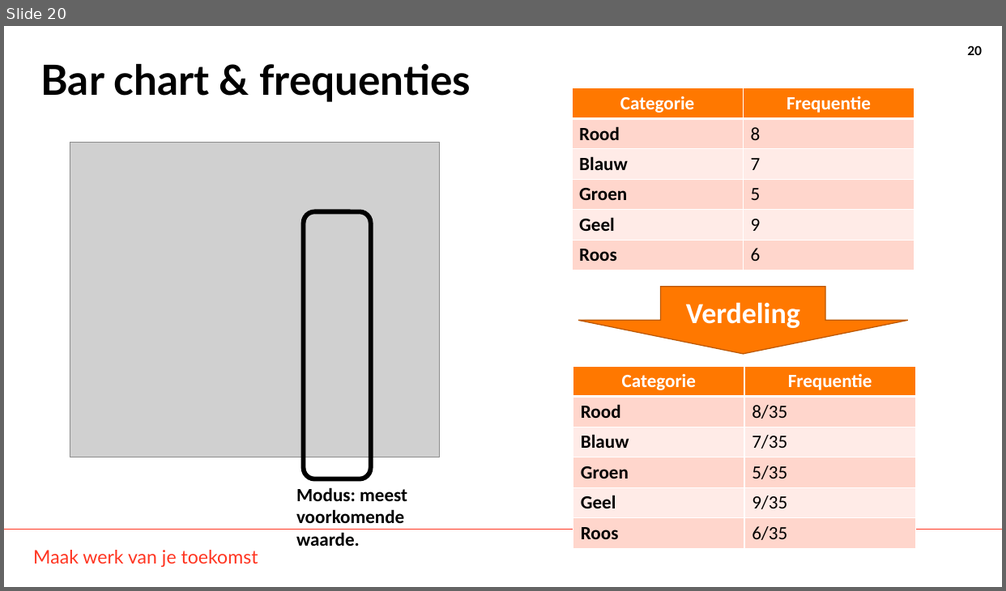
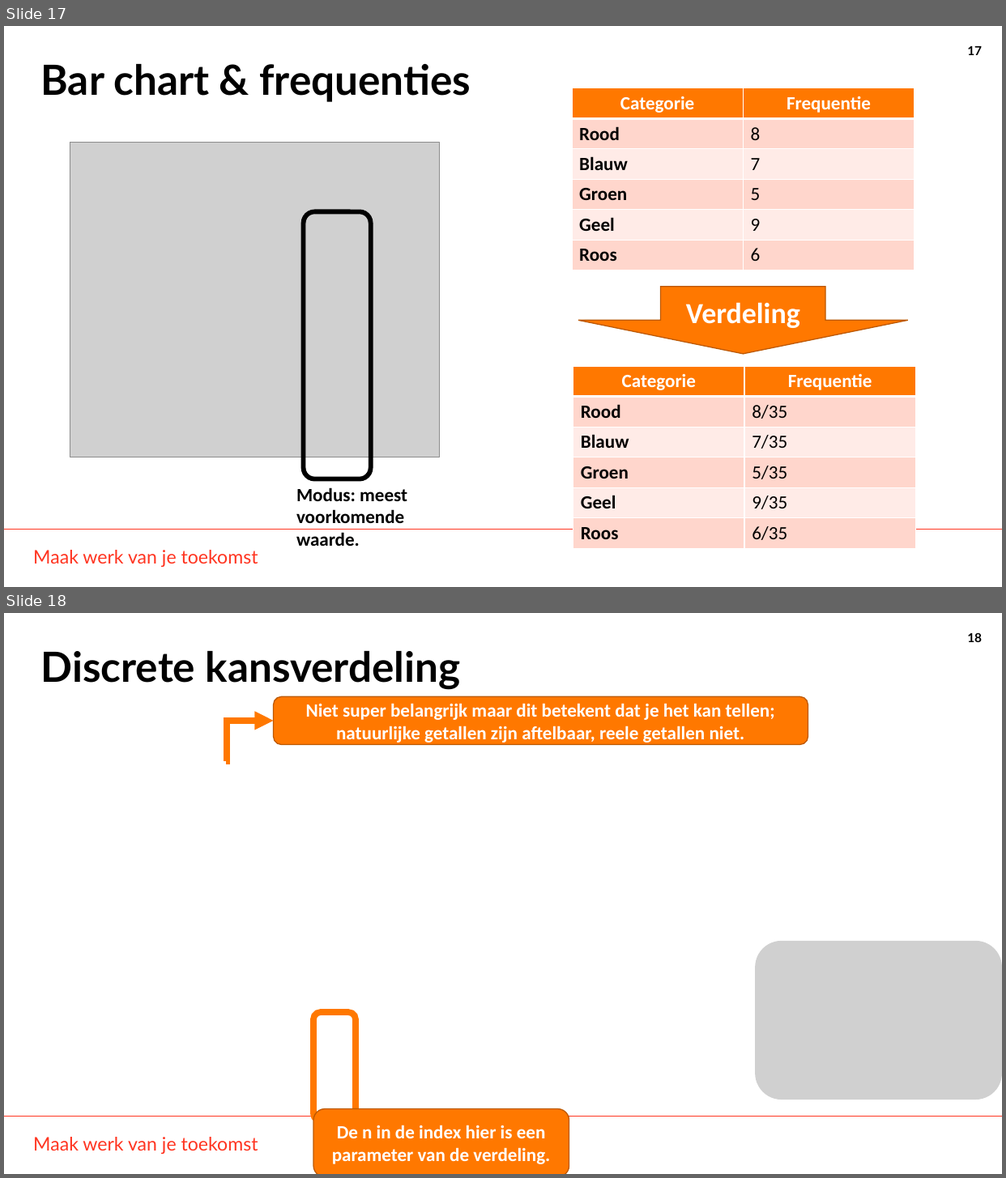
Before and after one commit to THellemans/data-science-syntra-ab, a slide deck: 06 statistiek/04 Numerieke data verdelingen verkennen/04 Numerieke data verdelingen verkennen.pptx. Shown one above the other, each under a label of ours: slide 20 before the commit, slides 17 and 18 after it. The pictures are 1006x591 and 1006x1178 pixels, drawn with LibreOffice and Linux fonts; fonts in the diff are those of the drawing; grey boxes stand for pictures; background and template pictures are left out. Boxes give left, top, right and bottom in pixels: in the first picture for what was removed or moved away, otherwise in the second. Text is boxed around its words. In the diff, an @@ line names an element or a change of style, - is before the commit and + after.

```diff
--- a/06 statistiek/04 Numerieke data verdelingen verkennen/04 Numerieke data verdelingen verkennen.pptx
+++ b/06 statistiek/04 Numerieke data verdelingen verkennen/04 Numerieke data verdelingen verkennen.pptx
@@ slide 18 added at bbox=[4, 613, 1002, 1174], background #FFFFFF; not listed: 3 template elements that a slide beside it also shows @@
@@ title added at bbox=[41, 651, 461, 690], 40 pt, text #000000, bold @@
+Discrete kansverdeling
@@ rounded rectangle added at bbox=[274, 697, 808, 745], fill #FF7800, outline #BD5900 1 pt, 18 pt, text #FFFFFF, bold @@
+Niet super belangrijk maar dit betekent dat je het kan tellen; natuurlijke getallen zijn aftelbaar, reele getallen niet.
@@ elbow arrow added from (226, 761) to (274, 721), #FF7800 6 pt @@
@@ picture added at bbox=[755, 941, 1002, 1100] @@
@@ rounded rectangle added at bbox=[313, 1013, 355, 1122], outline #FF7800 6 pt @@
@@ rounded rectangle added at bbox=[313, 1110, 569, 1174], fill #FF7800, outline #BD5900 1 pt, 18 pt, text #FFFFFF, bold @@
+De n in de index hier is een parameter van de verdeling.
@@ what was slide 20 is now slide 17 @@
@@ page number at bbox=[967, 46, 982, 55]: text changed @@
-20
+17
```
Also in this commit, not shown: 13 slides changed, 11 other slides added, 3 slides removed, 29 other files.
